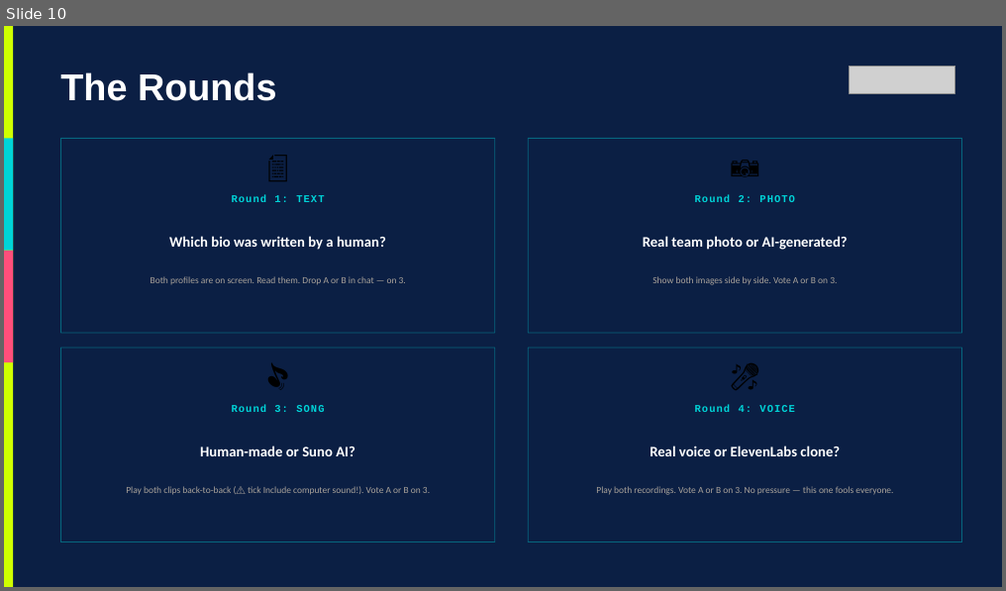
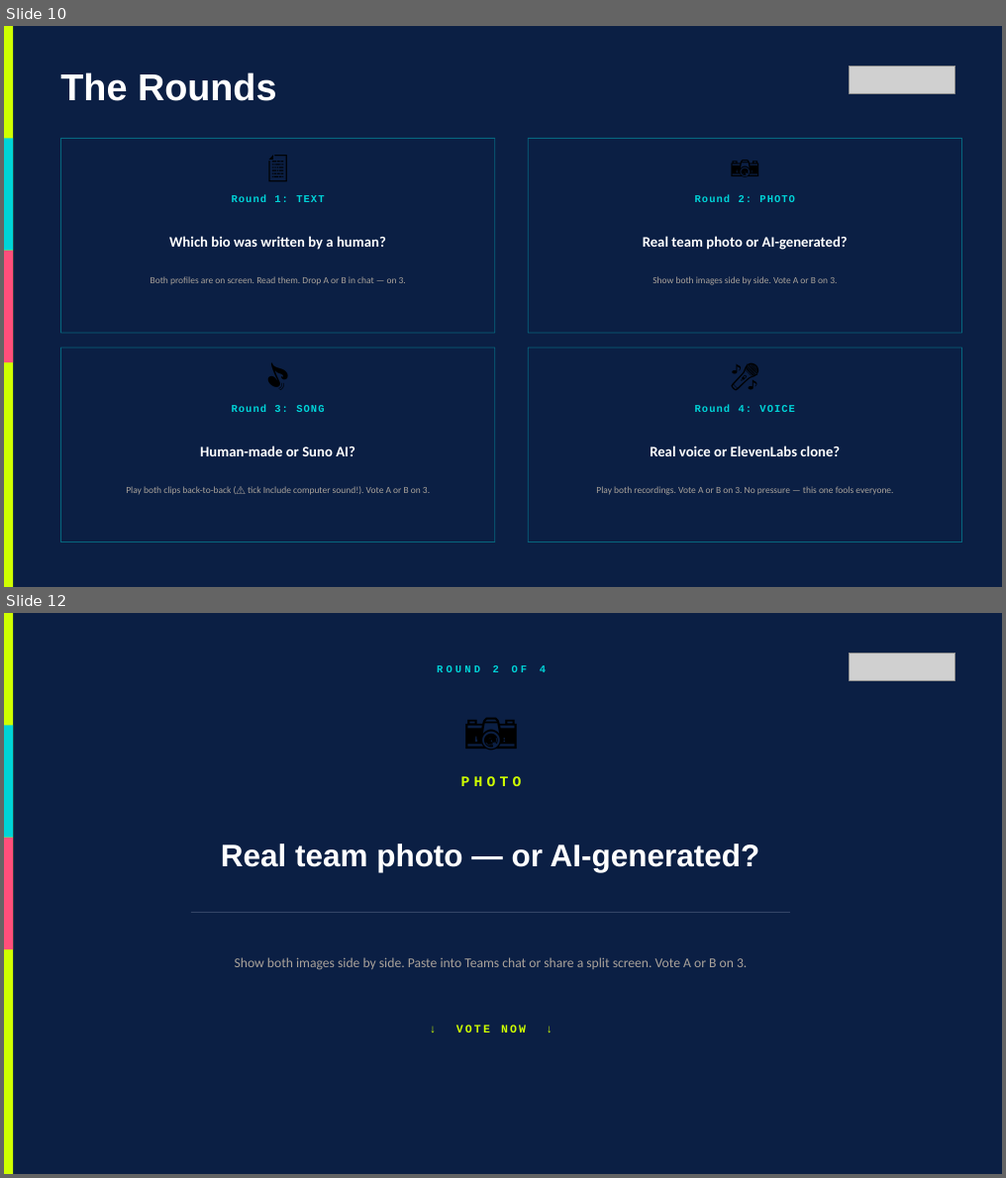
Before and after one commit to Coachevan/whipping-up-fun, a slide deck: out/MAX_Agents_or_Overlords.pptx. Shown one above the other, each under a label of ours: slide 10 before the commit, slides 10 and 12 after it; the slides between them are not shown. The pictures are 1006x591 and 1006x1178 pixels, drawn with LibreOffice and Linux fonts; fonts in the diff are those of the drawing; grey boxes stand for pictures; background and template pictures are left out. Boxes give left, top, right and bottom in pixels: in the first picture for what was removed or moved away, otherwise in the second. Text is boxed around its words. In the diff, an @@ line names an element or a change of style, - is before the commit and + after.

```diff
--- a/out/MAX_Agents_or_Overlords.pptx
+++ b/out/MAX_Agents_or_Overlords.pptx
@@ slide 12 added at (4, 613, 1002, 1174), background picture (left out) @@
@@ rectangle added at (4, 613, 1002, 1174), fill #0B1F44 at 38% opacity @@
@@ rectangle added at (4, 613, 13, 1174), fill #CFFF00 @@
@@ text added at (437, 665, 546, 672), 10 pt, text #00D4D8, bold @@
+ROUND 2 OF 4
@@ picture added at (849, 653, 955, 680) @@
@@ text added at (60, 695, 922, 759), 52 pt, text #000000 @@
+📷
@@ rectangle added at (4, 725, 13, 838), fill #00D4D8 @@
@@ text added at (461, 776, 522, 786), 14 pt, text #CFFF00, bold @@
+PHOTO
@@ rectangle added at (4, 838, 13, 950), fill #FF4F7B @@
@@ text added at (221, 844, 760, 872), 30 pt, text #FFFFFF, bold @@
+Real team photo — or AI-generated?
@@ line added from (191, 912) to (790, 912), #334466 1 pt @@
@@ text added at (235, 958, 746, 970), 13 pt, text #A9A29A @@
+Show both images side by side. Paste into Teams chat or share a split screen. Vote A or B on 3.
@@ text added at (456, 1025, 526, 1033), 11 pt, text #CFFF00, bold @@
+↓ VOTE NOW ↓
```
Also in this commit, not shown: 3 other slides added, 2 other files.
